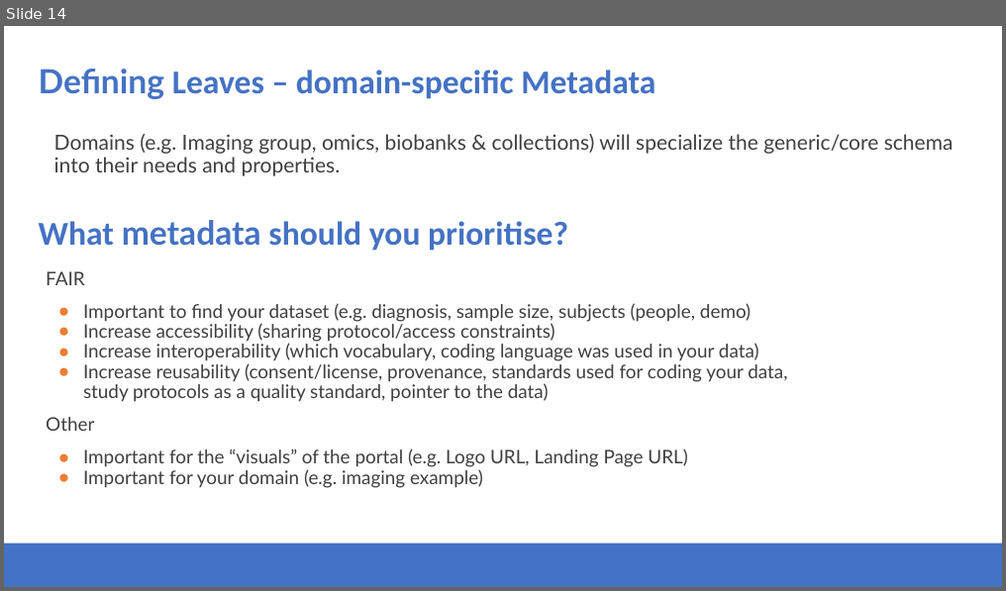
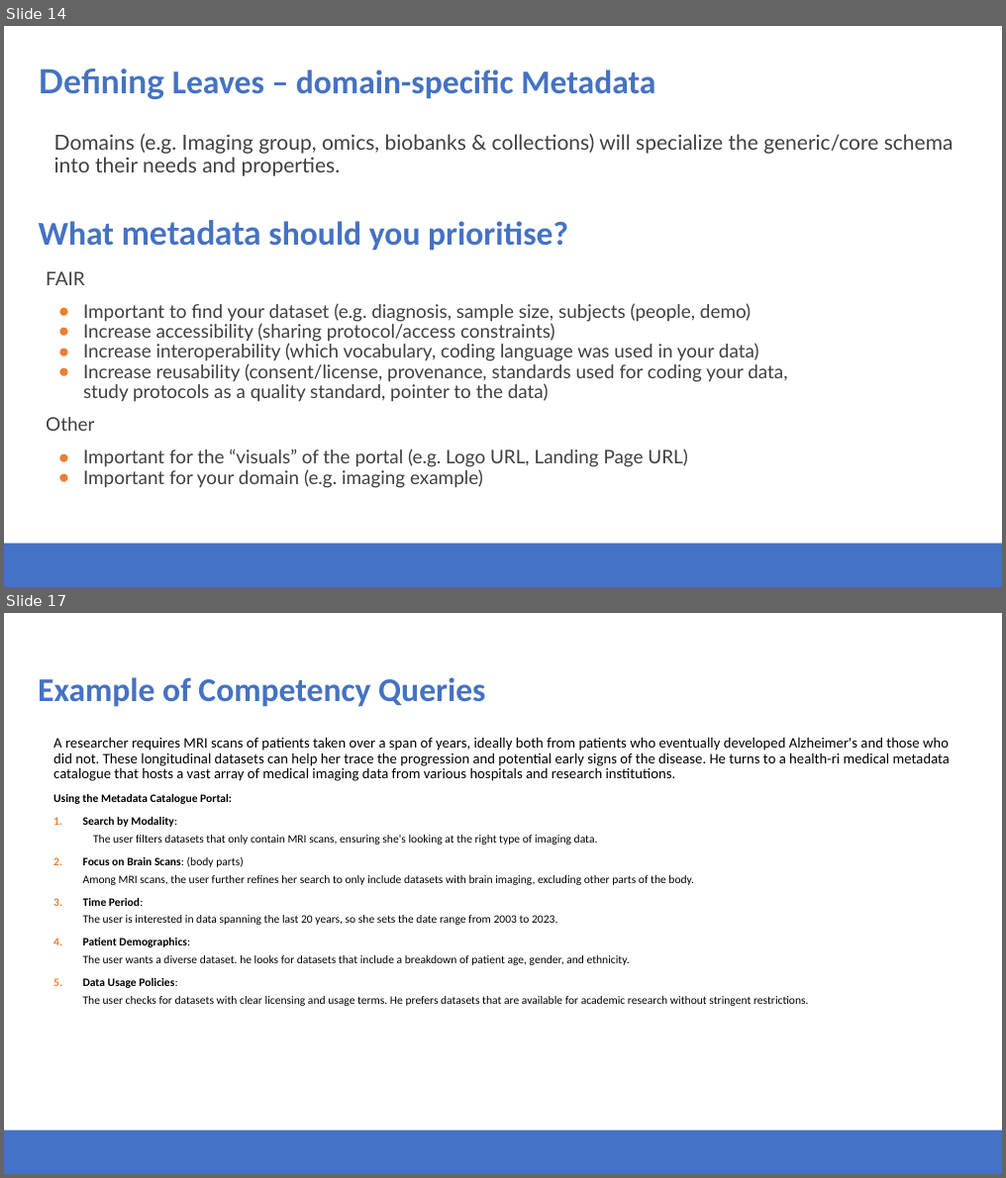
Before and after one commit to Health-RI/health-ri-metadata, a slide deck: Presentations/31082023HRI_Metadata_Schema_ImagingGroup_KickOff.pptx. Shown one above the other, each under a label of ours: slide 14 before the commit, slides 14 and 17 after it; the slides between them are not shown. The pictures are 1006x591 and 1006x1178 pixels, drawn with LibreOffice and Linux fonts; fonts in the diff are those of the drawing; background and template pictures are left out. Boxes give left, top, right and bottom in pixels: in the first picture for what was removed or moved away, otherwise in the second. Text is boxed around its words. In the diff, an @@ line names an element or a change of style, - is before the commit and + after.

```diff
--- a/Presentations/31082023HRI_Metadata_Schema_ImagingGroup_KickOff.pptx
+++ b/Presentations/31082023HRI_Metadata_Schema_ImagingGroup_KickOff.pptx
@@ slide 17 added at bbox=[4, 613, 1002, 1174], background #FFFFFF; not listed: 1 template element that a slide beside it also shows @@
@@ title added at bbox=[38, 677, 485, 707], 32 pt, text #4472C4, bold @@
+Example of Competency Queries
@@ text added at bbox=[54, 737, 949, 1006], 11 pt, text #000000 @@
+A researcher requires MRI scans of patients taken over a span of years, ideally both from patients who eventually developed Alzheimer's and those who did not. These longitudinal datasets can help her trace the progression and potential early signs of the disease. He turns to a health-ri medical metadata catalogue that hosts a vast array of medical imaging data from various hospitals and research institutions.
+Using the Metadata Catalogue Portal:
+1. Search by Modality:
+  The user filters datasets that only contain MRI scans, ensuring she's looking at the right type of imaging data.
+2. Focus on Brain Scans: (body parts)
+  Among MRI scans, the user further refines her search to only include datasets with brain imaging, excluding other parts of the body.
+3. Time Period:
+  The user is interested in data spanning the last 20 years, so she sets the date range from 2003 to 2023.
+4. Patient Demographics:
+  The user wants a diverse dataset. he looks for datasets that include a breakdown of patient age, gender, and ethnicity.
+5. Data Usage Policies:
+  The user checks for datasets with clear licensing and usage terms. He prefers datasets that are available for academic research without stringent restrictions.
```
Also in this commit, not shown: 3 slides changed.
